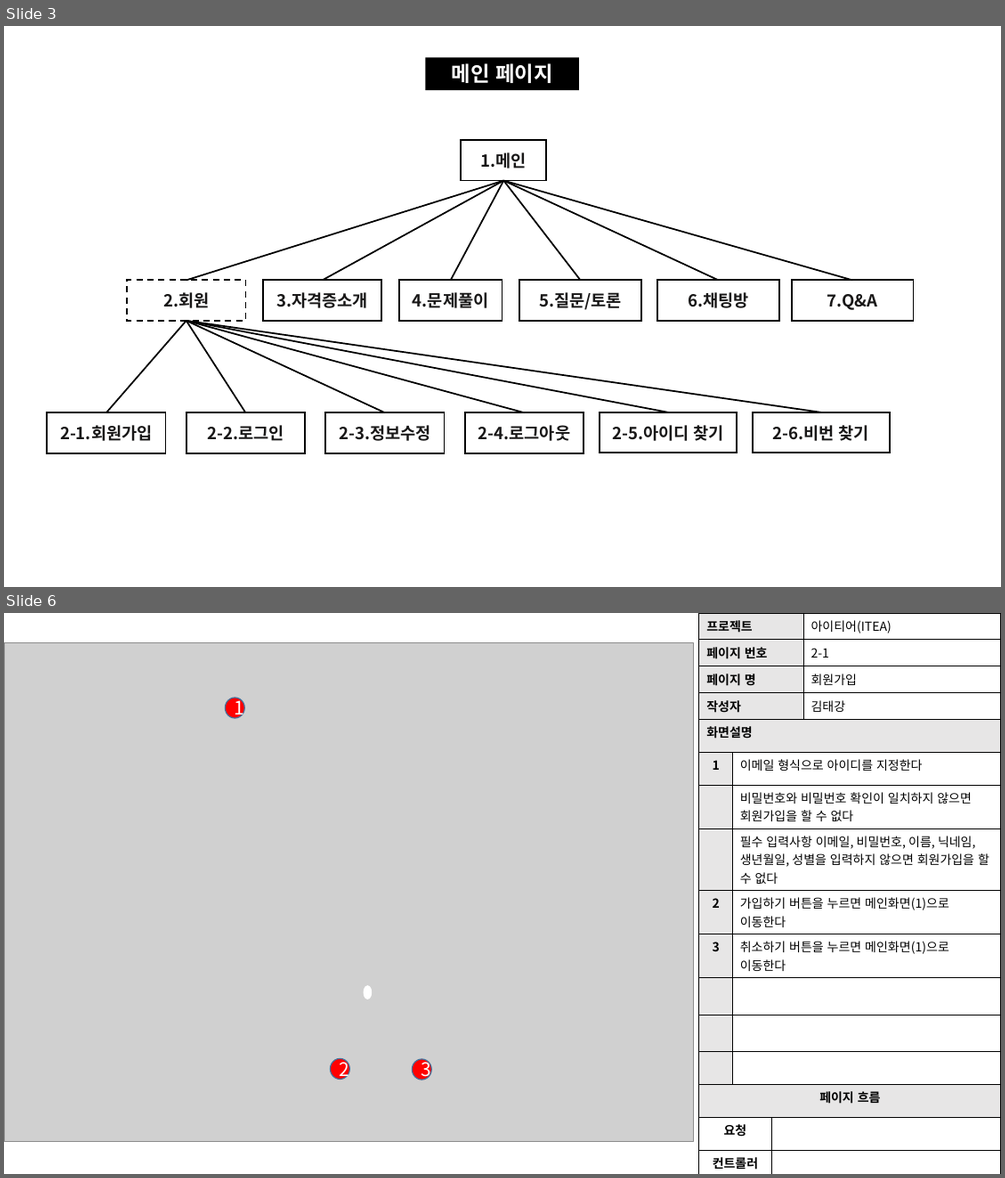
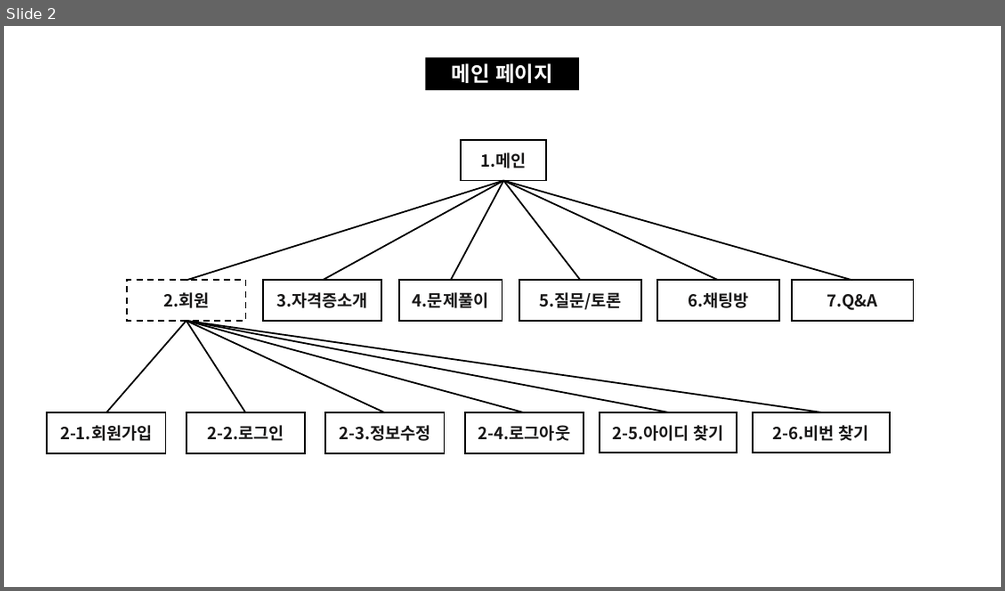
Before and after one commit to skwls2087/itea, a slide deck: 추가자료/스토리보드/스토리보드.pptx. Shown one above the other, each under a label of ours: slides 3 and 6 before the commit, slide 2 after it; the slides between them are not shown. The pictures are 1005x1178 and 1005x591 pixels, drawn with LibreOffice and Linux fonts; fonts in the diff are those of the drawing; grey boxes stand for pictures. Boxes give left, top, right and bottom in pixels: in the first picture for what was removed or moved away, otherwise in the second. Text is boxed around its words. In the diff, an @@ line names an element or a change of style, - is before the commit and + after.

```diff
--- a/추가자료/스토리보드/스토리보드.pptx
+++ b/추가자료/스토리보드/스토리보드.pptx
@@ slide 6 removed at <box>4,613,1001,1174</box>, background #FFFFFF @@
@@ table removed at <box>699,613,1001,719</box>, 4 rows, 2 columns @@
-프로젝트 | 아이티어(ITEA)
-페이지 번호 | 2-1
-페이지 명 | 회원가입
-작성자 | 김태강
@@ table removed at <box>699,719,1001,1174</box>, 13 rows, 3 columns @@
-화면설명 |  | 
-1 | 이메일 형식으로 아이디를 지정한다 | 
- | 비밀번호와 비밀번호 확인이 일치하지 않으면 회원가입을 할 수 없다 | 
- | 필수 입력사항 이메일, 비밀번호, 이름, 닉네임, 생년월일, 성별을 입력하지 않으면 회원가입을 할 수 없다 | 
-2 | 가입하기 버튼을 누르면 메인화면(1)으로 이동한다 | 
-3 | 취소하기 버튼을 누르면 메인화면(1)으로 이동한다 | 
- |  | 
- |  | 
- |  | 
-페이지 흐름 |  | 
-요청 |  | 
-컨트롤러 |  | 
-뷰 |  | 
@@ group removed at <box>4,643,694,1142</box>: 4 ellipses, 1 picture @@
-1
-2
-3
@@ what was slide 3 is now slide 2 @@
```
Also in this commit, not shown: 3 slides changed, 15 other slides removed, 23 other files.
